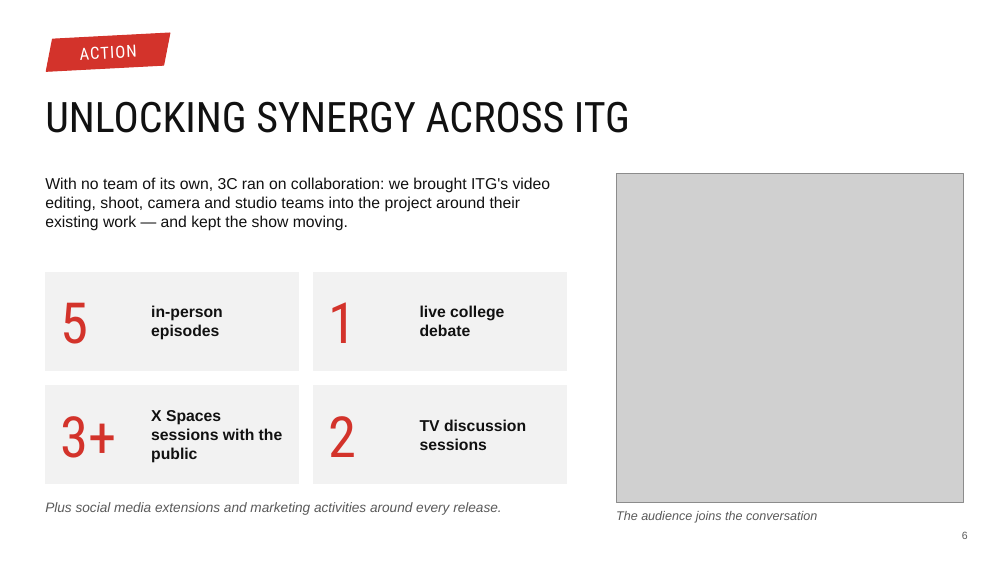
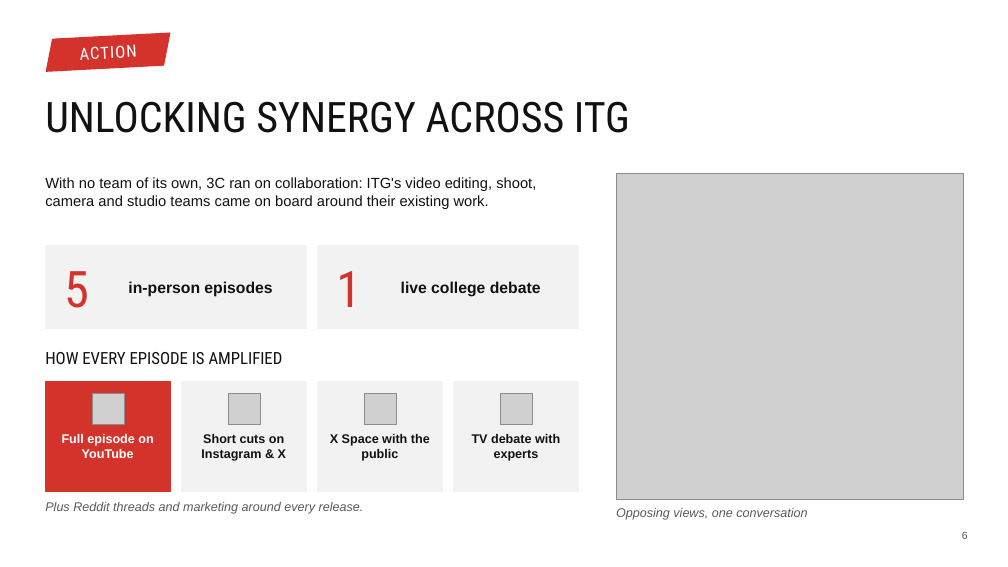
Before and after one commit to puneetnayak31-svg/nayak, a slide deck: slide 6 of chairmans-award/3C_Chairmans_Award_Team.pptx. Drawn at 1008x567 pixels with LibreOffice and Linux fonts; fonts in the diff are those of the drawing; grey boxes stand for pictures; background and template pictures are left out. Boxes give left, top, right and bottom in pixels: in the first picture for what was removed or moved away, otherwise in the second. Text is boxed around its words. In the diff, an @@ line names an element or a change of style, - is before the commit and + after.

```diff
--- a/chairmans-award/3C_Chairmans_Award_Team.pptx
+++ b/chairmans-award/3C_Chairmans_Award_Team.pptx
@@ text at [45,177,536,209]: text changed; size 15 to 14 pt @@
-With no team of its own, 3C ran on collaboration: we brought ITG's video editing, shoot, camera and studio teams into the project around their existing work — and kept the show moving.
+With no team of its own, 3C ran on collaboration: ITG's video editing, shoot, camera and studio teams came on board around their existing work.
@@ picture: place and size @@
-picture at [616,174,964,503]
+picture at [616,174,964,499]
@@ rectangle: place and size @@
-rectangle at [45,272,299,371]
+rectangle at [45,246,306,329]
@@ text "5" at [64,271,89,308]: size 54 to 48 pt @@
@@ text "5": place and size @@
-text "5" at [60,302,88,344]
+text "5" at [64,271,89,308]
@@ text "in-person episodes" rewrapped from [151,305,223,340] to [128,281,272,297] @@
@@ rectangle: place and size @@
-rectangle at [314,272,567,371]
+rectangle at [318,246,578,329]
@@ text "1": place and size @@
-text "1" at [329,302,357,343]
+text "1" at [336,271,361,307]
@@ text "1" at [336,271,361,307]: size 54 to 48 pt @@
@@ text "live college debate" rewrapped from [420,305,504,336] to [401,281,541,297] @@
@@ text added at [45,352,283,364], 16 pt, text #111111 @@
+HOW EVERY EPISODE IS AMPLIFIED
@@ rectangle added at [45,382,170,492], fill #D3332B, outline #D3332B 1 pt @@
@@ rectangle: place and size @@
-rectangle at [45,386,299,484]
+rectangle at [181,382,306,492]
@@ rectangle: place and size @@
-rectangle at [314,386,567,484]
+rectangle at [318,382,442,492]
@@ rectangle added at [454,382,578,492], fill #F2F2F2, outline #F2F2F2 1 pt @@
@@ text removed at [60,416,116,458] @@
-3+
@@ picture added at [92,393,124,425] @@
@@ picture added at [228,393,260,425] @@
@@ text removed at [329,416,357,457] @@
-2
@@ picture added at [364,393,396,425] @@
@@ text removed at [420,419,526,450] @@
-TV discussion sessions
@@ picture added at [501,393,532,425] @@
@@ text added at [62,434,153,458], 12 pt, text #FFFFFF, bold @@
+Full episode on YouTube
@@ text added at [201,434,286,461], 12 pt, text #111111, bold @@
+Short cuts on Instagram & X
@@ text "X Space with the public" at [330,434,430,461]: vertical alignment middle to top @@
@@ text at [330,434,430,461]: text changed; size 15 to 12 pt @@
-X Spaces sessions with the public
+X Space with the public
@@ text added at [472,434,560,461], 12 pt, text #111111, bold @@
+TV debate with experts
@@ text at [45,502,364,514]: text changed; size 13 to 12 pt @@
-Plus social media extensions and marketing activities around every release.
+Plus Reddit threads and marketing around every release.
@@ text at [616,508,807,520]: text changed @@
-The audience joins the conversation
+Opposing views, one conversation
```
Also in this commit, not shown: 6 other slides changed, 2 other files.
